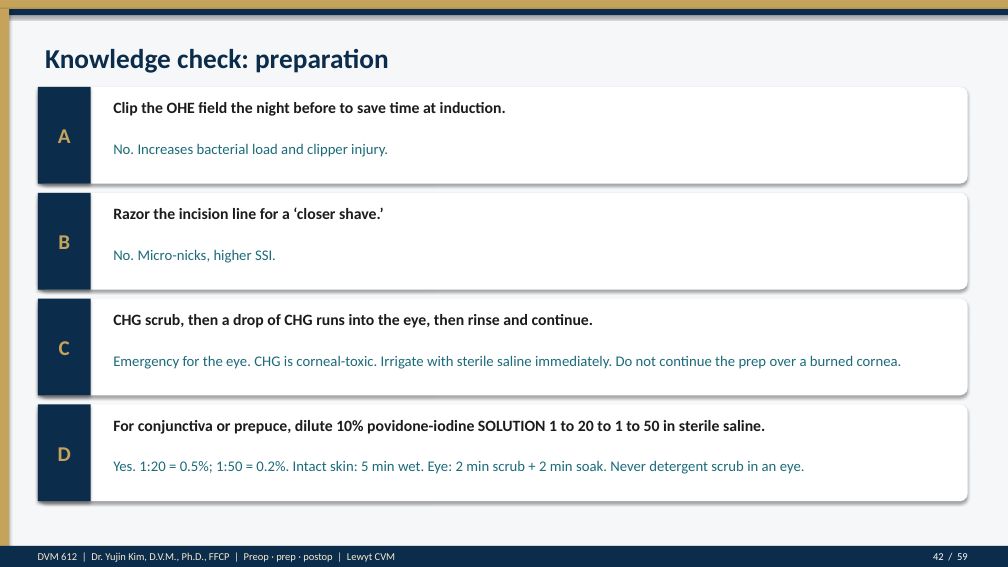
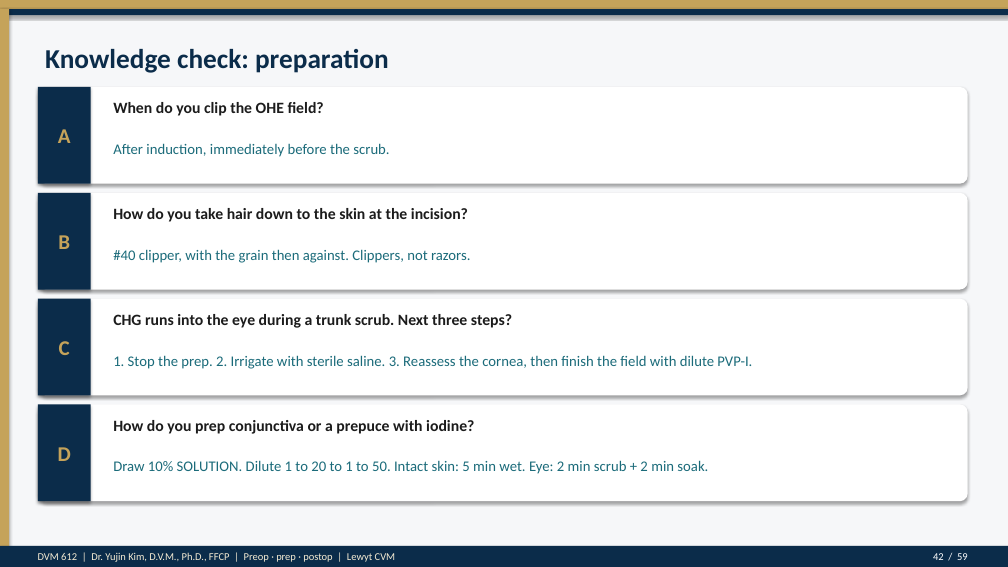
Before and after one commit to drkimvet/happycare, a slide deck: slide 42 of lectures/DVM-612_Week4_Preop_PatientPrep_Postop.pptx. Drawn at 1008x567 pixels with LibreOffice and Linux fonts; fonts in the diff are those of the drawing. Boxes give left, top, right and bottom in pixels: in the first picture for what was removed or moved away, otherwise in the second. Text is boxed around its words. In the diff, an @@ line names an element or a change of style, - is before the commit and + after.

```diff
--- a/lectures/DVM-612_Week4_Preop_PatientPrep_Postop.pptx
+++ b/lectures/DVM-612_Week4_Preop_PatientPrep_Postop.pptx
@@ text at [113,102,324,116]: text changed @@
-Clip the OHE field the night before to save time at induction.
+When do you clip the OHE field?
@@ text at [113,143,389,157]: text changed @@
-No. Increases bacterial load and clipper injury.
+After induction, immediately before the scrub.
@@ text at [113,208,468,222]: text changed @@
-Razor the incision line for a ‘closer shave.’
+How do you take hair down to the skin at the incision?
@@ text at [113,249,471,263]: text changed @@
-No. Micro-nicks, higher SSI.
+#40 clipper, with the grain then against. Clippers, not razors.
@@ text at [113,314,512,328]: text changed @@
-CHG scrub, then a drop of CHG runs into the eye, then rinse and continue.
+CHG runs into the eye during a trunk scrub. Next three steps?
@@ text at [113,355,752,369]: text changed @@
-Emergency for the eye. CHG is corneal-toxic. Irrigate with sterile saline immediately. Do not continue the prep over a burned cornea.
+1. Stop the prep. 2. Irrigate with sterile saline. 3. Reassess the cornea, then finish the field with dilute PVP-I.
@@ text at [113,420,474,434]: text changed @@
-For conjunctiva or prepuce, dilute 10% povidone-iodine SOLUTION 1 to 20 to 1 to 50 in sterile saline.
+How do you prep conjunctiva or a prepuce with iodine?
@@ text at [113,460,708,474]: text changed @@
-Yes. 1:20 = 0.5%; 1:50 = 0.2%. Intact skin: 5 min wet. Eye: 2 min scrub + 2 min soak. Never detergent scrub in an eye.
+Draw 10% SOLUTION. Dilute 1 to 20 to 1 to 50. Intact skin: 5 min wet. Eye: 2 min scrub + 2 min soak.
```
Also in this commit, not shown: 33 other slides changed, 8 other files.
